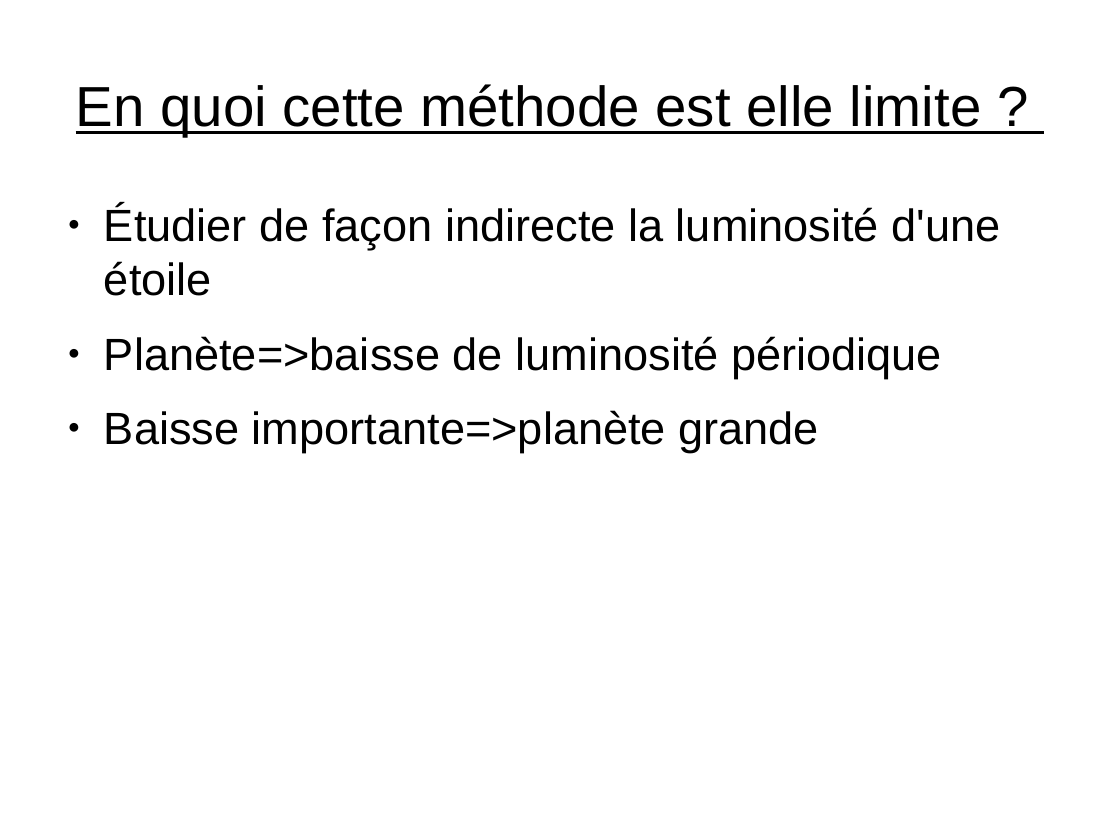
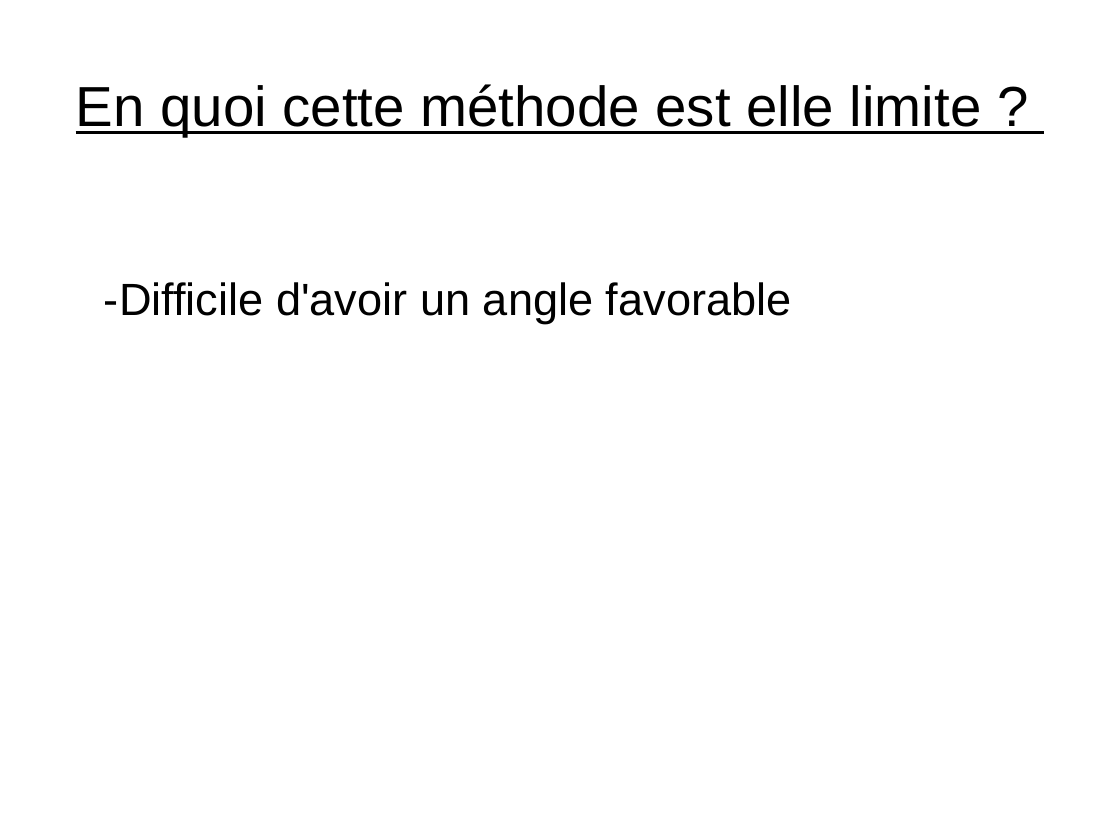
Before and after one commit to ARE-UPMC/are-gravite-2017-exoplantes-maxz, a slide deck: slide 27 of podcast.odp (slide 21 before the commit). Drawn at 1120x840 pixels with LibreOffice and Linux fonts; fonts in the diff are those of the drawing. Boxes give left, top, right and bottom in pixels: in the first picture for what was removed or moved away, otherwise in the second. Text is boxed around its words. In the diff, an @@ line names an element or a change of style, - is before the commit and + after.

```diff
--- a/podcast.odp
+++ b/podcast.odp
@@ text at (x1=104, y1=282, x2=792, y2=324): text changed @@
-● Étudier de façon indirecte la luminosité d'une étoile
-● Planète=>baisse de luminosité périodique
-● Baisse importante=>planète grande
+-Difficile d'avoir un angle favorable
```
Also in this commit, not shown: 5 other slides changed, 8 slides added, 2 slides removed.
